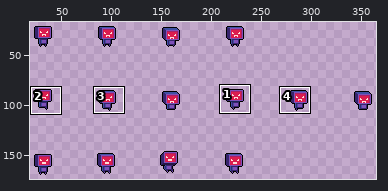
Sprite sheet, stored at Assets/Entity/Enemy/NewEnemyRobo.png. Above, an overview of the earlier version with the close-up marked.
Close-up. As it was:
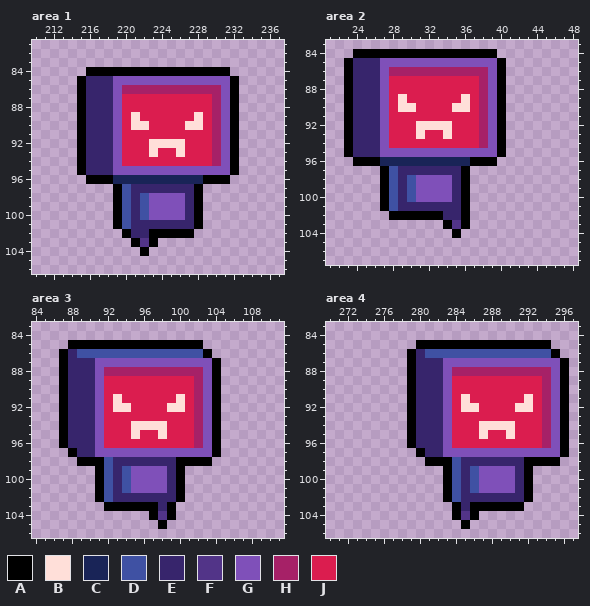
The file is 384x192 pixels. Shown: area 1: x 210..237, y 81..106; area 2: x 21..48, y 83..107; area 3: x 84..111, y 83..106; area 4: x 270..297, y 83..106. The wide view leaves out empty margins. The commit also changed other parts of the picture, which this record leaves out.
Palette (. is transparent): A #000000  B #ffdfd9  C #192457  D #3f51a3  E #37256c  F #523488  G #7f50b9  H #a62167  J #db1d4f
After the commit:
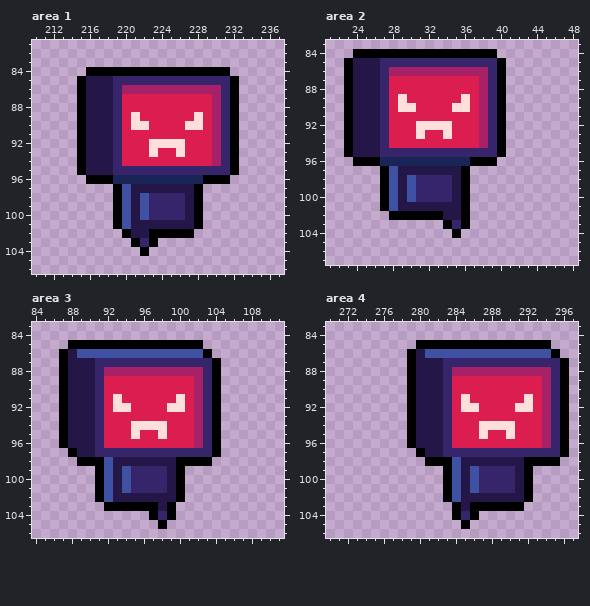
Edits made:
{"colour":"E","old":"#37256c","new":"#241647"}
{"colour":"G","old":"#7f50b9","new":"#37256c"}
{"where": "area 1"}
{"y":103,"x":222,"old":"F","new":"G"}
{"where": "area 2"}
{"y":103,"x":35,"old":"F","new":"G"}
{"where": "area 3"}
{"y":104,"x":98,"old":"F","new":"G"}
{"where": "area 4"}
{"y":104,"x":285,"old":"F","new":"G"}
{"label":"changed","picture_box":[86,76,230,247]}
{"label":"changed","picture_box":[353,58,497,229]}
{"label":"changed","picture_box":[68,349,212,520]}
{"label":"changed","picture_box":[416,349,560,520]}
